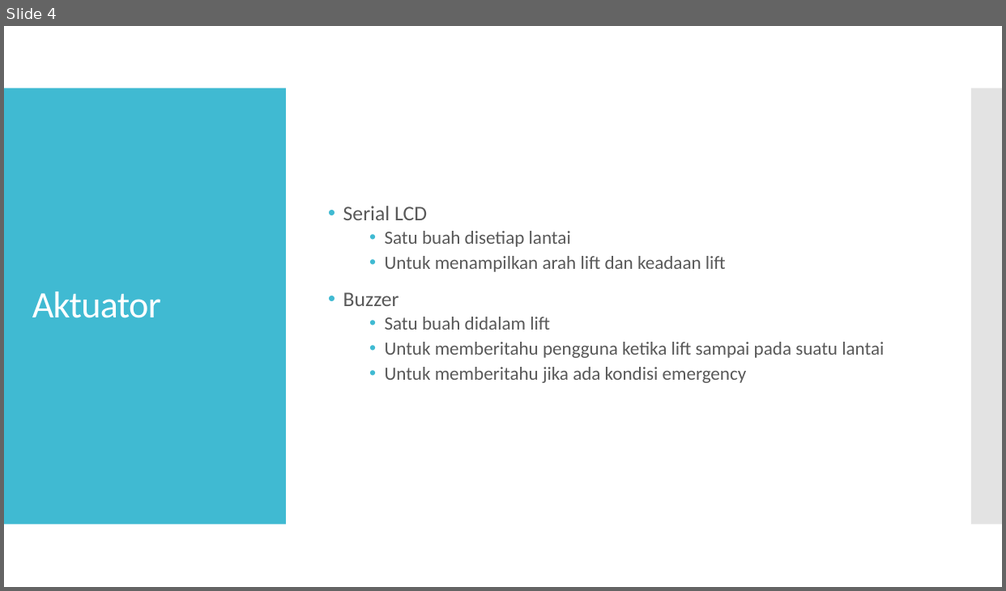
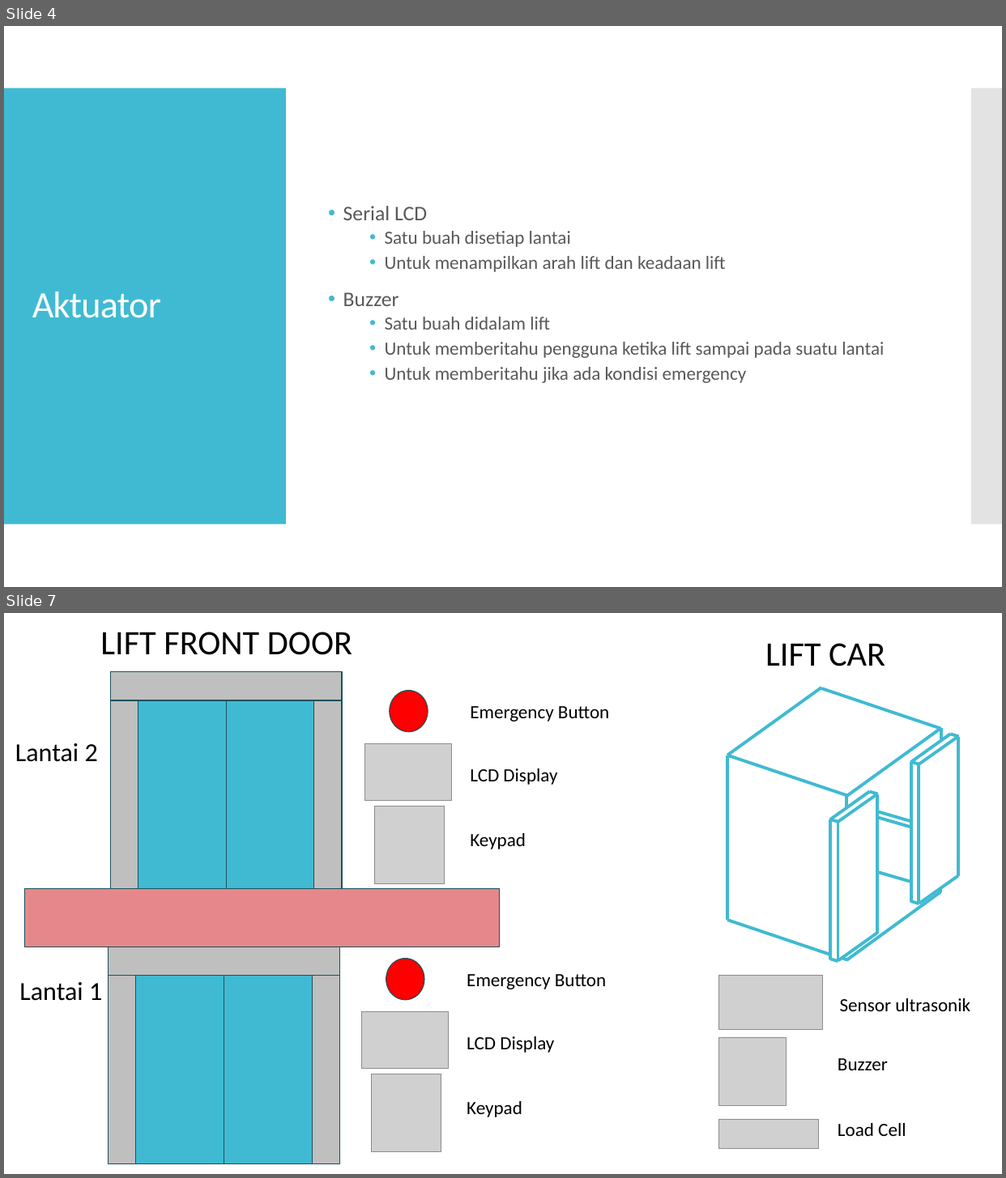
Before and after one commit to dillahstudent/TuBes_STL_K4, a slide deck: Tugas8_STL_Kelompok4.pptx. Shown one above the other, each under a label of ours: slide 4 before the commit, slides 4 and 7 after it; the slides between them are not shown. The pictures are 1006x591 and 1006x1178 pixels, drawn with LibreOffice and Linux fonts; fonts in the diff are those of the drawing; grey boxes stand for pictures. Boxes give left, top, right and bottom in pixels: in the first picture for what was removed or moved away, otherwise in the second. Text is boxed around its words. In the diff, an @@ line names an element or a change of style, - is before the commit and + after.

```diff
--- a/Tugas8_STL_Kelompok4.pptx
+++ b/Tugas8_STL_Kelompok4.pptx
@@ slide 7 added at [4, 613, 1002, 1174], background #FFFFFF @@
@@ text added at [100, 632, 352, 655], 33 pt, text #000000 @@
+LIFT FRONT DOOR
@@ text added at [765, 643, 885, 666], 33 pt, text #000000 @@
+LIFT CAR
@@ group added at [110, 672, 342, 889]: 5 rectangles @@
@@ ellipse added at [390, 690, 428, 731], fill #FF0000, outline #1C525C 0.85 pt @@
@@ text added at [470, 706, 609, 722], 18 pt, text #000000 @@
+Emergency Button
@@ text added at [15, 743, 98, 762], 25 pt, text #000000 @@
+Lantai 2
@@ picture added at [364, 744, 451, 801] @@
@@ text added at [470, 769, 557, 785], 18 pt, text #000000 @@
+LCD Display
@@ picture added at [374, 806, 445, 884] @@
@@ group added at [727, 687, 959, 962]: 32 lines @@
@@ text added at [470, 833, 526, 850], 18 pt, text #000000 @@
+Keypad
@@ rectangle added at [25, 889, 500, 948], fill #E6888B, outline #1C525C 0.85 pt @@
@@ group added at [108, 948, 340, 1164]: 5 rectangles @@
@@ ellipse added at [386, 959, 424, 1000], fill #FF0000, outline #1C525C 0.85 pt @@
@@ text added at [467, 974, 606, 990], 18 pt, text #000000 @@
+Emergency Button
@@ picture added at [719, 975, 822, 1030] @@
@@ text added at [19, 982, 102, 1001], 25 pt, text #000000 @@
+Lantai 1
@@ text added at [840, 999, 970, 1012], 18 pt, text #000000 @@
+Sensor ultrasonik
@@ picture added at [362, 1012, 448, 1069] @@
@@ text added at [467, 1037, 554, 1053], 18 pt, text #000000 @@
+LCD Display
@@ picture added at [719, 1038, 786, 1105] @@
@@ picture added at [371, 1074, 441, 1152] @@
@@ text added at [837, 1059, 888, 1071], 18 pt, text #000000 @@
+Buzzer
@@ text added at [467, 1101, 522, 1118], 18 pt, text #000000 @@
+Keypad
@@ picture added at [719, 1118, 819, 1148] @@
@@ text added at [837, 1123, 906, 1136], 18 pt, text #000000 @@
+Load Cell
```
Also in this commit, not shown: 2 slides changed, 1 slide removed.
